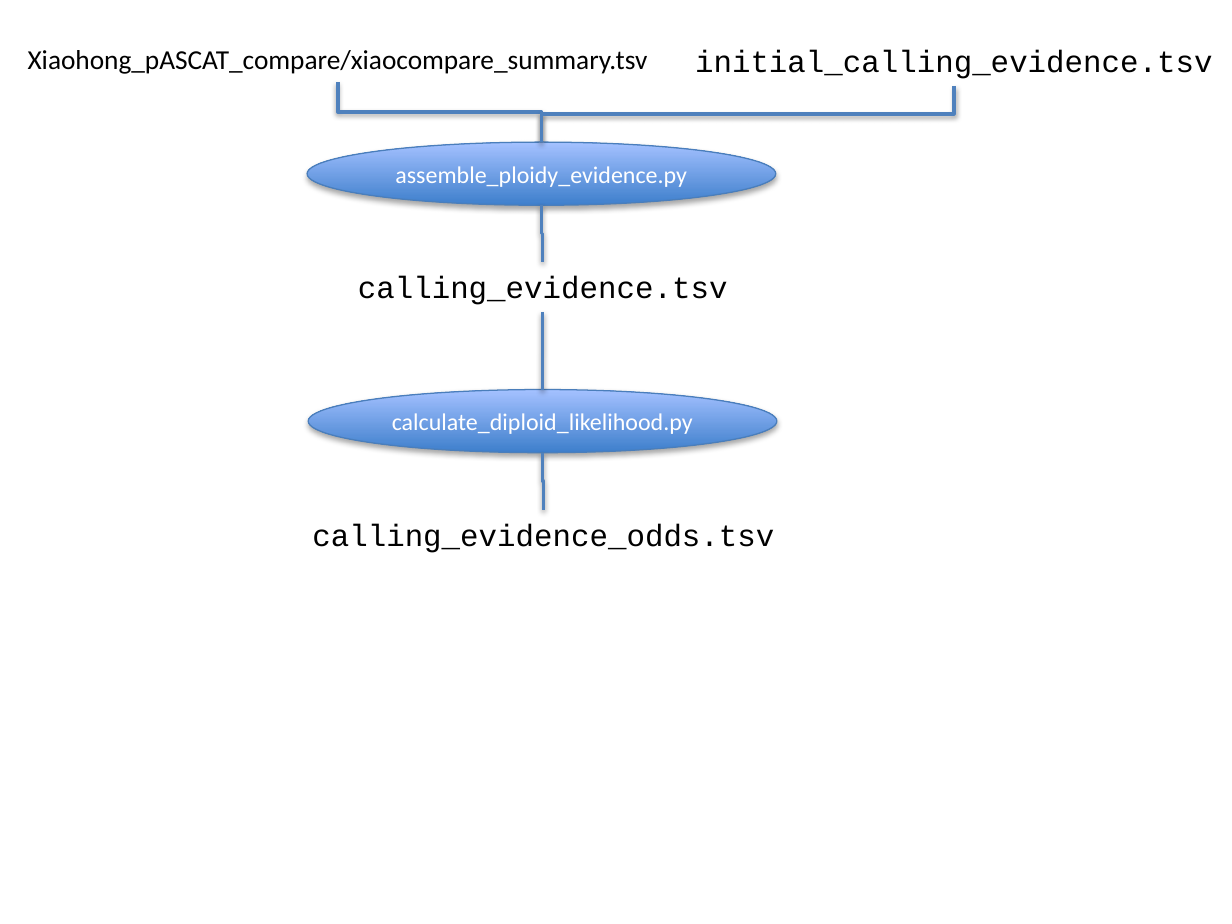
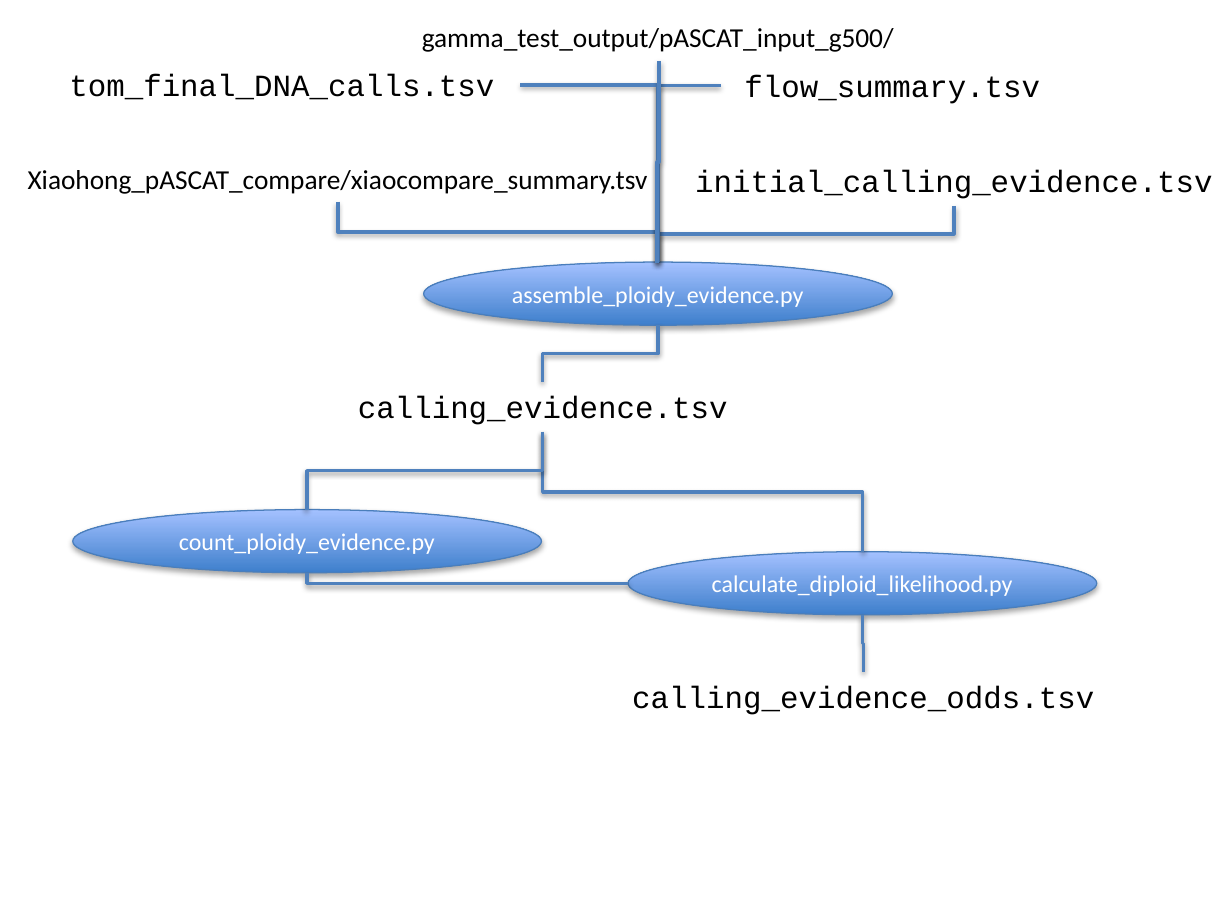
Before and after one commit to luciansmith/kuhner-python, a slide deck: slide 3 of Python program structure.pptx. Drawn at 1232x924 pixels with LibreOffice and Linux fonts; fonts in the diff are those of the drawing. Boxes give left, top, right and bottom in pixels: in the first picture for what was removed or moved away, otherwise in the second. Text is boxed around its words. In the diff, an @@ line names an element or a change of style, - is before the commit and + after.

Commit message:
Update input for assemble ploidy evidence.

```diff
--- a/Python program structure.pptx
+++ b/Python program structure.pptx
@@ text added at (422,28,894,52), 16 pt, text #000000 @@
+gamma_test_output/pASCAT_input_g500/
@@ text added at (69,74,494,100), 18 pt, text #000000 @@
+tom_final_DNA_calls.tsv
@@ elbow line added from (520, 85) to (658, 262), #4F81BD 2 pt @@
@@ elbow line added from (659, 60) to (657, 262), #4F81BD 2 pt @@
@@ elbow line added from (721, 85) to (658, 262), #4F81BD 2 pt @@
@@ text added at (744,75,1040,104), 18 pt, text #000000 @@
+flow_summary.tsv
@@ 3 texts: place and size @@
-3 texts at (28,50,1212,305)
+3 texts at (28,170,1212,425)
@@ elbow line moved from (338, 81) - (541, 142) to (338, 202) - (658, 262) @@
@@ elbow line moved from (954, 86) - (541, 142) to (954, 206) - (658, 262) @@
@@ ellipse "assemble_ploidy_evidence.py": place and size @@
-ellipse "assemble_ploidy_evidence.py" at (307,142,775,205)
+ellipse "assemble_ploidy_evidence.py" at (424,262,892,325)
@@ elbow line moved from (541, 206) - (542, 262) to (658, 325) - (542, 382) @@
@@ elbow line added from (542, 432) to (307, 510), #4F81BD 2 pt @@
@@ elbow line moved from (542, 312) - (542, 389) to (542, 432) - (862, 552) @@
@@ ellipse added at (73,510,541,573), fill gradient #3F80CE to #A4C4FF, outline #4B7EBC 0.75 pt, 14 pt, text #FFFFFF @@
+count_ploidy_evidence.py
@@ ellipse "calculate_diploid_likelihood.py": place and size @@
-ellipse "calculate_diploid_likelihood.py" at (308,389,776,452)
+ellipse "calculate_diploid_likelihood.py" at (628,552,1096,615)
@@ elbow line added from (307, 573) to (628, 583), #4F81BD 2 pt @@
@@ elbow line moved from (542, 453) - (543, 510) to (862, 615) - (864, 671) @@
@@ text "calling_evidence_odds.tsv": place and size @@
-text "calling_evidence_odds.tsv" at (312,524,774,553)
+text "calling_evidence_odds.tsv" at (632,686,1094,715)
```
